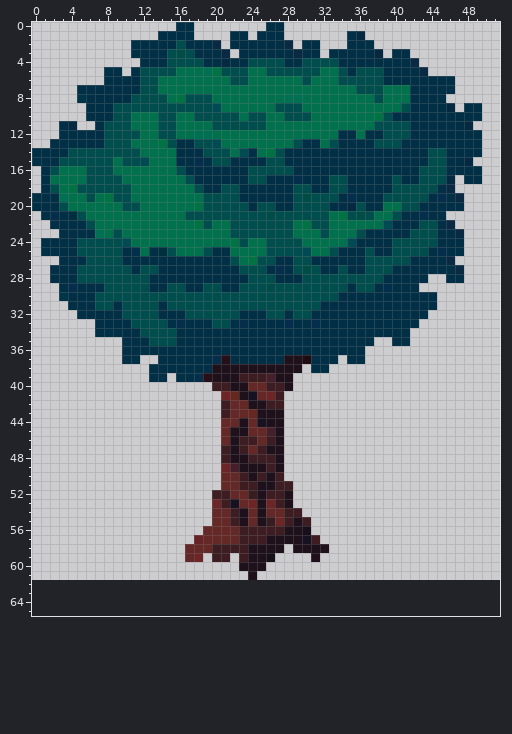
Two states of a sprite sheet, projects/project2/prototype/assets/images/tree.png. The picture above is the old version.
The file is 52x62 pixels. Colours within 5 levels of each other are drawn and written as one. The old version is drawn lined up with the new one, on the new canvas.
And afterwards:
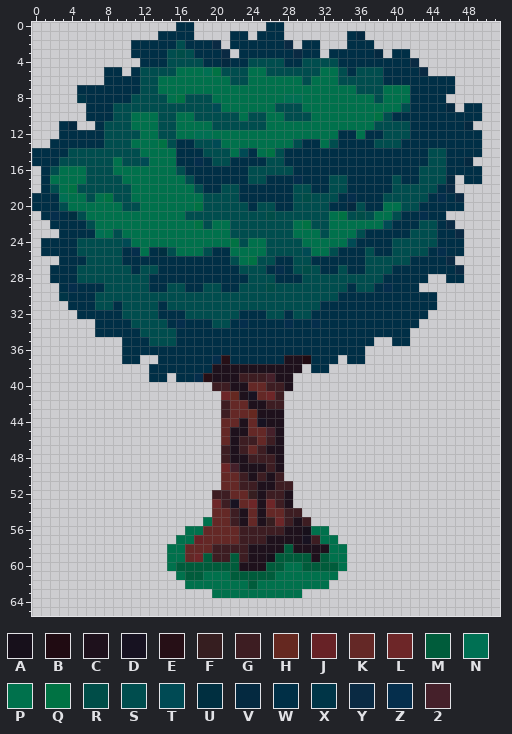
Palette (. is transparent): A #17101b  B #200b12  C #1e111c  D #171221  E #260f16  F #361e20  G #3d1d22  H #652820  J #672226  K #642826  L #6d2628  M #005c3b  N #007053  P #00714c  Q #007243  R #004d48  S #004d4e  T #004a54  U #002f40  V #042940  W #002f46  X #003547  Y #0a2a43  Z #052e4c  2 #45202a
Difference:
canvas 52x62 -> 52x66
Colour M is added in row 58 at x 28; in row 59 at x 19, 22, 27 to 30 and 32; in row 60 at x 16 to 22, 26 to 27 and 30 to 33; in row 61 at x 17 to 18, 22 to 23 and 25 to 26; in row 62 at x 24.
Colour M replaces colour C in row 61 at x 24.
Colour P is added in row 55 at x 19; in row 56 at x 17 to 18 and 31 to 32; in row 57 at x 16 to 17 and 32 to 33; in rows 58 to 59 at x 15 to 16 and 33 to 34; in row 60 at x 15, 28 to 29 and 34; in row 61 at x 16, 19 to 21 and 27 to 33.
Colour P is added in row 62 at x 17 to 23 and 25 to 32; in row 63 at x 20 to 29.
Changed places in both pictures, as pixel boxes (x1, y1, x2, y2):
changed: (167, 517, 347, 598)
